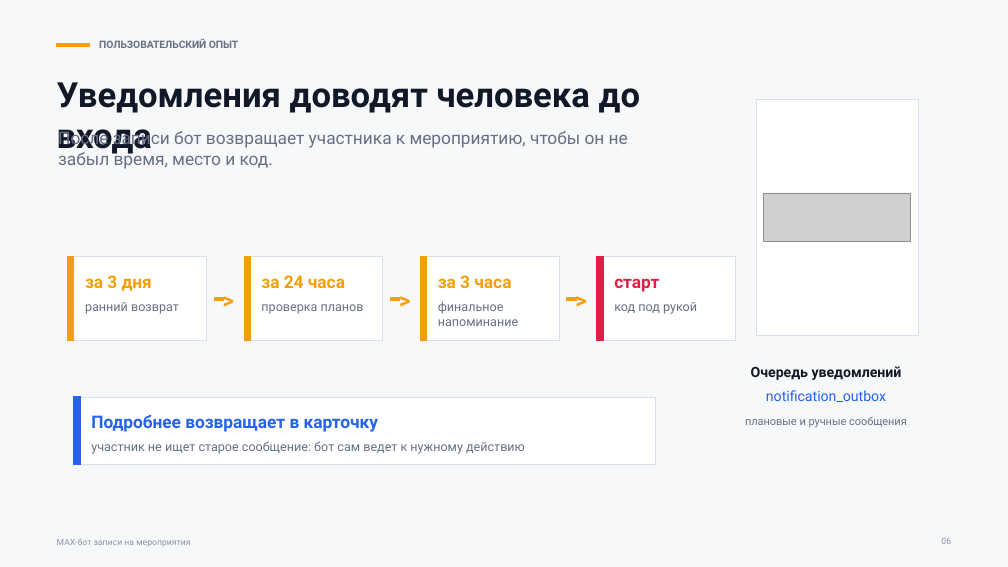
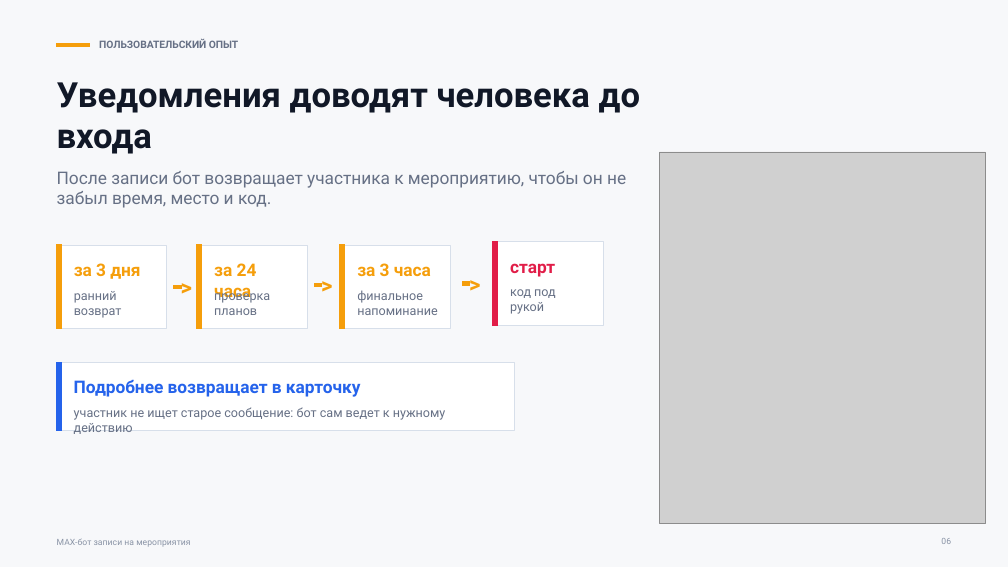
Before and after one commit to ThereDrD0/max, a slide deck: slide 6 of docs/presentations/max-bot-meetup.pptx. Drawn at 1008x567 pixels with LibreOffice and Linux fonts; fonts in the diff are those of the drawing; grey boxes stand for pictures. Boxes give left, top, right and bottom in pixels: in the first picture for what was removed or moved away, otherwise in the second. Text is boxed around its words. In the diff, an @@ line names an element or a change of style, - is before the commit and + after.

```diff
--- a/docs/presentations/max-bot-meetup.pptx
+++ b/docs/presentations/max-bot-meetup.pptx
@@ rectangle removed at bbox=[756, 99, 919, 335] @@
@@ text "После записи бот возвращает участника ...": place and size @@
-text "После записи бот возвращает участника ..." at bbox=[58, 129, 628, 169]
+text "После записи бот возвращает участника ..." at bbox=[57, 171, 626, 208]
@@ picture added at bbox=[659, 152, 985, 524] @@
@@ picture removed at bbox=[764, 193, 910, 242] @@
@@ rectangle: place and size @@
-rectangle at bbox=[68, 257, 74, 340]
+rectangle at bbox=[57, 245, 62, 328]
@@ rectangle: place and size @@
-rectangle at bbox=[68, 257, 206, 340]
+rectangle at bbox=[57, 245, 167, 328]
@@ text "за 3 дня": place and size @@
-text "за 3 дня" at bbox=[85, 275, 152, 291]
+text "за 3 дня" at bbox=[74, 263, 140, 279]
@@ rectangle: place and size @@
-rectangle at bbox=[244, 257, 250, 340]
+rectangle at bbox=[197, 245, 202, 328]
@@ rectangle: place and size @@
-rectangle at bbox=[244, 257, 383, 340]
+rectangle at bbox=[197, 245, 307, 328]
@@ text "за 24 часа" rewrapped from bbox=[261, 275, 345, 288] to bbox=[214, 263, 257, 302] @@
@@ rectangle: place and size @@
-rectangle at bbox=[420, 257, 426, 340]
+rectangle at bbox=[340, 245, 346, 328]
@@ rectangle: place and size @@
-rectangle at bbox=[420, 257, 559, 340]
+rectangle at bbox=[340, 245, 451, 328]
@@ text "за 3 часа": place and size @@
-text "за 3 часа" at bbox=[438, 275, 511, 288]
+text "за 3 часа" at bbox=[357, 263, 431, 276]
@@ rectangle: place and size @@
-rectangle at bbox=[597, 257, 736, 340]
+rectangle at bbox=[493, 242, 603, 325]
@@ text "старт": place and size @@
-text "старт" at bbox=[614, 278, 659, 292]
+text "старт" at bbox=[510, 263, 555, 277]
@@ text "ранний возврат" rewrapped from bbox=[85, 302, 179, 314] to bbox=[74, 291, 122, 318] @@
@@ rectangle: place and size @@
-rectangle at bbox=[214, 298, 223, 301]
+rectangle at bbox=[174, 285, 181, 288]
@@ text ">": place and size @@
-text ">" at bbox=[221, 285, 237, 314]
+text ">" at bbox=[180, 272, 193, 301]
@@ text "проверка планов" rewrapped from bbox=[261, 304, 364, 314] to bbox=[214, 288, 270, 315] @@
@@ rectangle: place and size @@
-rectangle at bbox=[391, 298, 400, 301]
+rectangle at bbox=[315, 284, 322, 287]
@@ text ">" rewrapped from bbox=[397, 285, 413, 314] to bbox=[321, 271, 333, 299] @@
@@ text "финальное напоминание": place and size @@
-text "финальное напоминание" at bbox=[438, 301, 518, 326]
+text "финальное напоминание" at bbox=[357, 290, 437, 315]
@@ 2 rectangles, 1 text: place and size @@
-2 rectangles, 1 text at bbox=[567, 257, 603, 340]
+2 rectangles, 1 text at bbox=[462, 242, 498, 325]
@@ text "код под рукой" rewrapped from bbox=[614, 302, 697, 314] to bbox=[510, 289, 556, 314] @@
@@ rectangle: place and size @@
-rectangle at bbox=[74, 397, 80, 465]
+rectangle at bbox=[57, 362, 62, 430]
@@ rectangle: place and size @@
-rectangle at bbox=[74, 397, 656, 465]
+rectangle at bbox=[57, 362, 515, 430]
@@ text "Подробнее возвращает в карточку": place and size @@
-text "Подробнее возвращает в карточку" at bbox=[91, 414, 379, 432]
+text "Подробнее возвращает в карточку" at bbox=[74, 379, 361, 397]
@@ text removed at bbox=[751, 366, 902, 380] @@
-Очередь уведомлений
@@ text "участник не ищет старое сообщение: ..." rewrapped from bbox=[91, 441, 525, 454] to bbox=[74, 407, 446, 420] @@
@@ text removed at bbox=[745, 417, 907, 428] @@
-плановые и ручные сообщения
@@ text removed at bbox=[766, 390, 886, 402] @@
-notification_outbox
```
Also in this commit, not shown: 11 other slides changed, 1 slide added.
